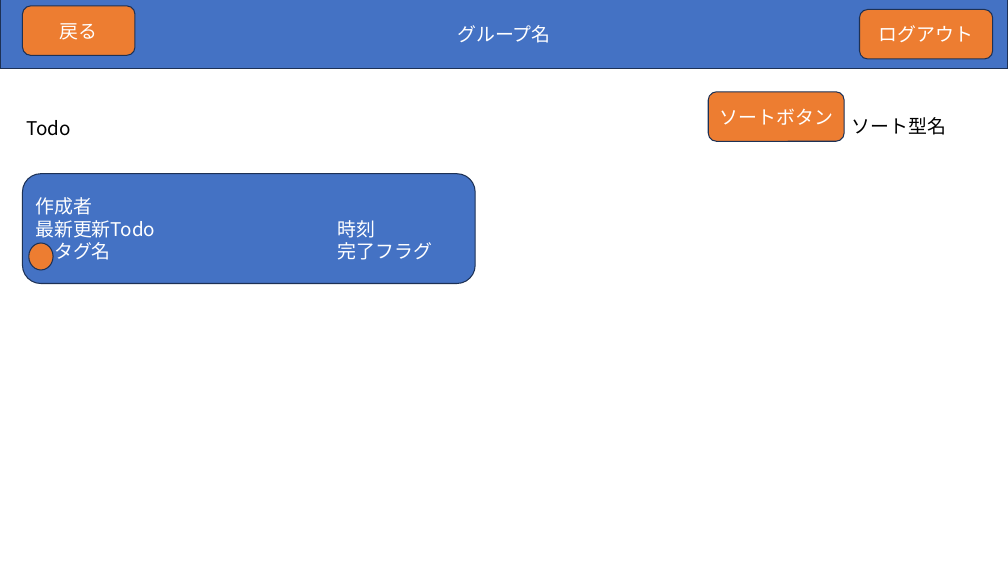
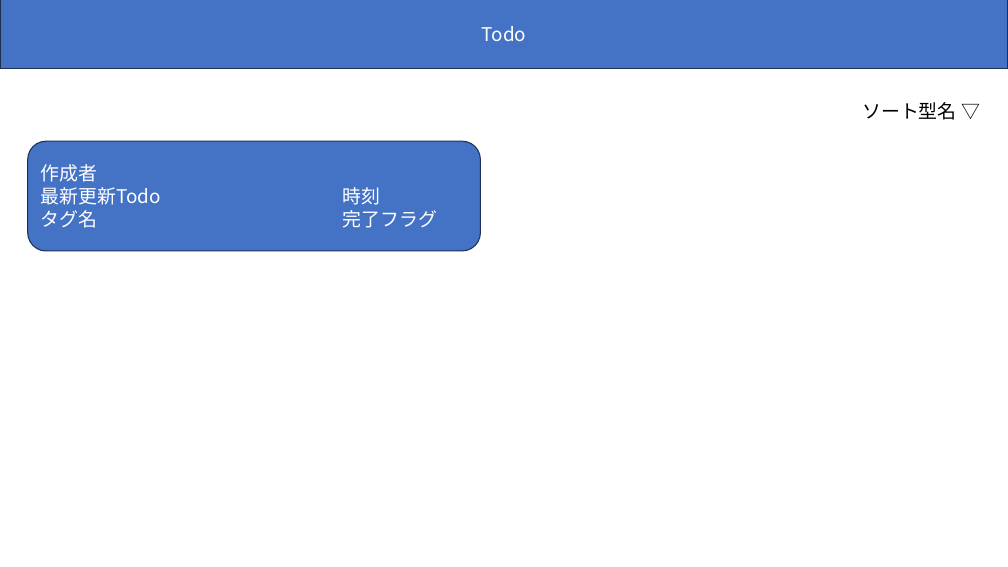
Before and after one commit to webfrontier-intern-20231002-20231031/todo-team-a, a slide deck: slide 2 of doc/Todo.pptx (slide 6 before the commit). Drawn at 1008x567 pixels with LibreOffice and Linux fonts; fonts in the diff are those of the drawing. Boxes give left, top, right and bottom in pixels: in the first picture for what was removed or moved away, otherwise in the second. Text is boxed around its words. In the diff, an @@ line names an element or a change of style, - is before the commit and + after.

```diff
--- a/doc/Todo.pptx
+++ b/doc/Todo.pptx
@@ rectangle "Todo": place and size @@
-rectangle "Todo" at (26, 120, 71, 136)
+rectangle "Todo" at (0, 0, 1008, 68)
@@ rectangle "Todo" at (0, 0, 1008, 68): text colour #000000 to #FFFFFF; alignment left to centre; vertical alignment top to middle; fill none to #4472C4; outline none to #1E3256 1 pt @@
@@ rectangle removed at (0, 0, 1008, 68) @@
-グループ名
@@ rounded rectangle removed at (23, 6, 135, 55) @@
-戻る
@@ rounded rectangle removed at (860, 9, 993, 58) @@
-ログアウト
@@ rounded rectangle removed at (709, 91, 845, 141) @@
-ソートボタン
@@ text at (862, 102, 956, 120): text changed @@
-ソート型名
+ソート型名 ▽
@@ rounded rectangle "作成者": place and size @@
-rounded rectangle "作成者" at (23, 174, 476, 284)
+rounded rectangle "作成者" at (28, 141, 481, 251)
@@ ellipse removed at (29, 243, 53, 270) @@
```
Also in this commit, not shown: 7 slides added, 4 slides removed, 9 other files.
